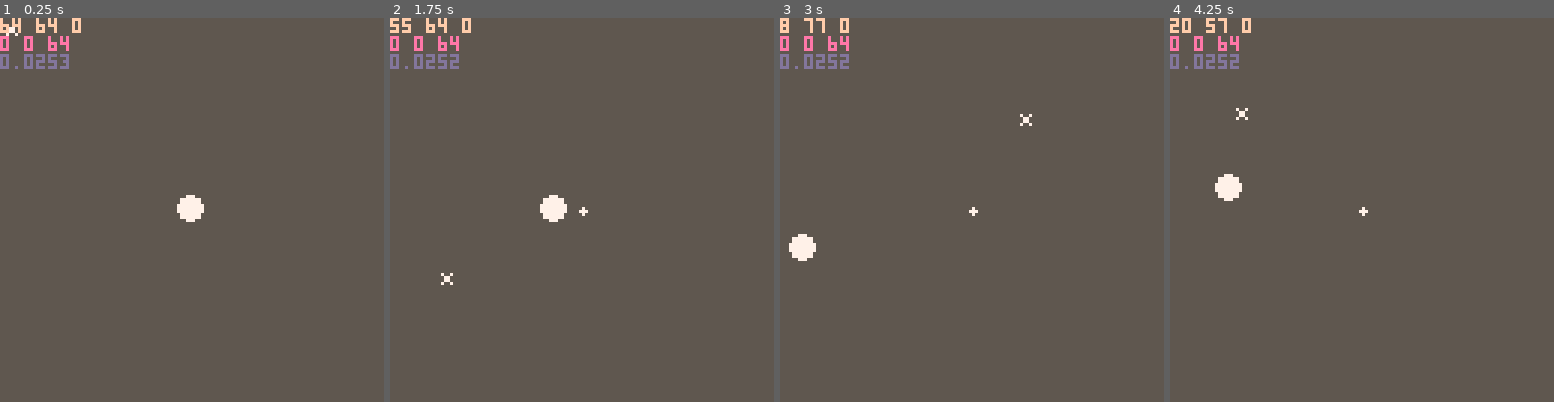
Above: before the commit, frames 1-4 (left to right).
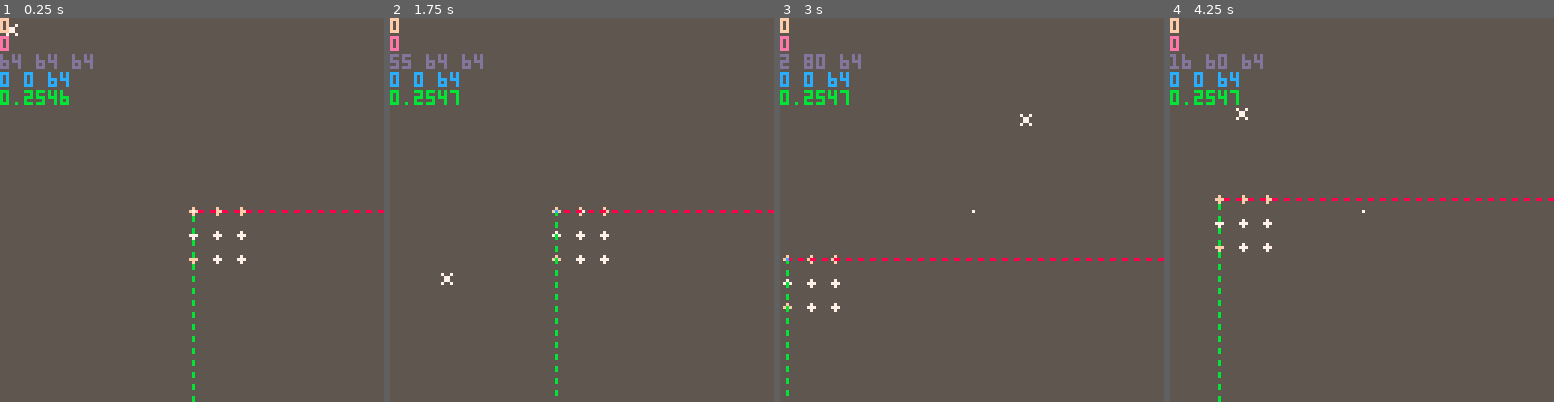
Above: after the commit, the same moments.

Repository: bitchunk/pico8misk
Game: PICO-8 cartridge poly4b.p8
Same seed, same stepped clock (60 frames per second), same inputs: the game is played once before the commit and once after it.
Inputs (mouse positions are in pixels of both pictures, inside the frame that each line leads up to):
- Up to frame 1 (0.25 s): no input
- Up to frame 2 (1.75 s): tap X (X key) at 0.33, 1.07 s; click (670, 121) at 0.67 s; tap O (Z key) at 0.7, 1.7 s; click (436, 267) at 1.22 s; hold Right from 1.6 s (still down)
- Up to frame 3 (3 s): click (887, 114) at 1.77 s; tap X (X key) at 1.85, 2.97 s; release Right at 2.1 s; tap O (Z key) at 2.1, 2.5, 2.9 s; hold Up 2.15-2.42 s; click (952, 259) at 2.32 s; hold Right from 2.47 s (still down); click (1014, 106) at 2.87 s
- Up to frame 4 (4.25 s): release Right at 3.03 s; hold Left 3.08-3.58 s; tap O (Z key) at 3.3, 3.7, 4.1 s; click (1465, 256) at 3.42 s; hold Down 3.63-3.97 s; click (1231, 102) at 3.97 s; hold Right from 4.02 s (still down); tap X (X key) at 4.08 s

The runs differ from the first frame. In frame 1, 2.4% of the frame differs, in the area x 0-100%, y 0-100%; in frame 2, 2.4%; in frame 3, 2.2%; in frame 4, 2.6%.

Commit message:
ポインタガイド移動を追加

Diff:
--- a/poly4b.p8
+++ b/poly4b.p8
@@ -461,10 +461,18 @@
 kmap=htbl[[{-1 0} {1 0} {0 -1} {0 1}]]
 wasd=htbl[[a d w s]]
 view=mkrect[[64 64 128 128]]
-cam=mkrect[[64 64 128 128]]
+--cam=mkrect[[64 64 128 128]]
 rview=mkrect[[0 0 128 128]]
-view.z=0
-cam.z=64
+opos=mkrect[[0 0 0 0]]
+orot=mkrect[[0 0 0 0]]
+view.z=64
+
+genab=htbl[[x=true;y=true;z=true;]]
+gedef=htbl[[x=true;y=true;z=true;]]
+
+--cam.z=64
+opos.z=0
+orot.z=0
 rview.z=64
 --cat(view,htbl[[r{x=0;y=0;z=0;}]])
 ldps=3
@@ -486,13 +494,24 @@
 cls(5)
 local p=0
 
---local q=radq(0.2,{rview.y/100,rview.x/100,-rview.z/100})
-v=tablefill(15,4,4,4)
-
-drawo(v,0,0,0)
-
-spr(0,mo.x,mo.y)
-circfill(64,64,1,7)
+v=tablefill(15,3,3,3)
+
+drawo(v,opos.x,opos.y,opos.z)
+
+rectfill(64,64,64,64,7)
+spr(keystate[' '] and 1 or 0,mo.x,mo.y)
+
+local qx,qy,qz=vradq(rview,1/128)
+local q,x,y,z=rots(128,0,0,qx,qy,qz)
+fillp(not keystate['x'] and 0xcc33.8)
+line(view.x,view.y,x+view.x,y+view.y,8)
+local q,x,y,z=rots(0,128,0,qx,qy,qz)
+fillp(not keystate['c'] and 0xcc33.8)
+line(view.x,view.y,x+view.x,y+view.y,11)
+local q,x,y,z=rots(0,0,128,qx,qy,qz)
+fillp(not keystate['z'] and 0xcc33.8)
+line(view.x,view.y,x+view.x,y+view.y,12)
+fillp()
 end
 ,def_k=function(o)
 local b
@@ -503,21 +522,50 @@
 end
 end)
 
+cat(genab,gedef)
+if keystate['x'] or keystate['c'] or keystate['z'] then
+genab.x=keystate['x']
+genab.y=keystate['c']
+genab.z=keystate['z']
+end
+
 if mo.l then
+dragstart(opos)
 dragstart(view)
-local x,y=dragdist(0,0,view)
-view.ud(-x,-y)
-end
+if keystate[' '] then
+local x,y=dragdist(view,{x=0,y=0,z=0,})
+view.ud(x,y)
+else
+scale=8
+local x,y,z=dragdist(opos,rview)
+opos.ud(genab.x and flr(x),genab.y and flr(y))
+opos.z=genab.z and flr(z) or opos.z
+scale=1
+end
+end
+
 if mo.r then
 dragstart(rview)
-local x,y=dragdist(0,0,rview)
-rview.ud(inrng(-x,256,-256) and -x or toc(x,abs(x))*256
-,inrng(-y,256,-256) and -y or toc(y,abs(y))*256)
-
---rview.x=(-x*0.05)%1
---rview.y=(-y*0.05)%1
-end
-view.z+=mo.w*2
+dragstart(orot)
+if keystate[' '] then
+local x,y=dragdist(rview,{x=0,y=0,z=0})
+rview.ud(inrng(-x,256,-256) and x or toc(x,abs(x))*256
+,inrng(-y,256,-256) and y or toc(y,abs(y))*256)
+else
+scale=8
+--local x,y,z=dragdist(orot,rview)
+--orot.ud(x,y)
+--orot.z=z
+
+scale=1
+end
+end
+
+if keystate[' '] then
+rview.z-=mo.w*2
+else
+view.z-=mo.w*2
+end
 end
 }
 
@@ -549,7 +597,7 @@
 isdebug=true
 dbg(join({view.x,view.y,view.z},' '))
 dbg(join({rview.x,rview.y,rview.z},' '))
-dbg(stat(2))
+dbg(stat(1))
 dbg_print()
 end
 
@@ -590,11 +638,7 @@
 end
 mo[k..'t']=mst[k]==1
 end)
---mo.mt=mst.m==1
---mo.rt=mst.r==1
---mo.lt=mst.l==1
-
---if mo.lt or mo.rt then
+
 if ambtn() then
 mst.stx,mst.sty=mo.x,mo.y
 
@@ -609,51 +653,103 @@
 
 function dragstart(vw)
 if ambtn() then
-vw.stx,vw.sty=vw.x,vw.y
-end
-end
-
-function dragdist(x,y,vw)
-return (mo.x-mo.sx)/scale+(x or vw.x)-vw.stx,(mo.y-mo.sy)/scale+(y or vw.y)-vw.sty
---return view.stx-view.x+(x or 0)+(mo.x-mo.sx)/scale,view.sty-view.y+(y or 0)+(mo.y-mo.sy)/scale
+vw.stx,vw.sty,vw.stz=vw.x,vw.y,vw.z
+end
+end
+
+function dragdist(vw,rv)
+
+local qx,qy,qz=vradq({x=rv.x,y=rv.y,z=rv.z},1/128)
+
+--local x,y=mo.x-mo.sx,mo.y-mo.sy
+--vdmp({x,y,z,vradq({x=x,y=y,z=0},1)})
+local x,y=mo.x-mo.sx,mo.y-mo.sy
+local q,x,y,z=rots(x,y,0,qx,qy,qz)
+return
+ x/scale+vw.stx
+,y/scale+vw.sty
+,-z/scale+vw.stz
+--,(mo.z-mo.sz)/scale+vw.stz
+-- (mo.x-mo.sx)/scale+(x or vw.x)+vw.stx
+--,(mo.y-mo.sy)/scale+vw.sty+(y or vw.y)
+--,(mo.z-mo.sz)/scale+vw.stz+(z or vw.z)
+--,(mo.z-mo.sz)/scale+vw.stz+(z or vw.z)
+--return (mo.x-mo.sx)/scale+(x or vw.x)+vw.stx,(mo.y-mo.sy)/scale+vw.sty+(y or vw.y)
+--return (mo.x-mo.sx)/scale+(x or vw.x)-vw.stx,(mo.y-mo.sy)/scale+(y or vw.y)-vw.sty
 end
 
 btnstat={}
 function statkeys()
-tmap(wasd,function(v,i)
-btnstat[i-1]=false
-end)
+local k={}
+local i=0
 while stat(30) do
-local d=stat(31)
-tmap(wasd,function(v,i)
-btnstat[i-1]=v==d
-end)
-end
+k[stat(31)]=true
+i+=1
+end
+--if i>1 then
+--cls()
+--tmap(k,function(v,i)
+--?i
+--end)
+--stop()
+--end
+dbg(i)
+return k
+--tmap(wasd,function(v,i)
+--btnstat[i-1]=false
+--end)
+--stop()
+--while stat(30) do
+--local d=stat(31)
+--tmap(wasd,function(v,i)
+--btnstat[i-1]=v==d
+--end)
+--end
 end
 
 function updatekey()
-presskey=stat(31)
+--presskey=stat(31)
+btnstat=statkeys()
+dbg(#btnstat)
+tmap(cat(presskey,btnstat),function(v,i)
+--dbg(i)
+panholdck(i)
+end)
 end
 function getkey()
 return presskey
 end
 
 presskey=''
+presskey={}
 panhold=0
-
-function panholdck()
---if panhold>0 then
---panhold+=1
+panhold={}
+keystate={}
+
+function panholdck(k)
+k=k or ''
+panhold[k]=panhold[k] or 0
+panhold[k]+=min(1,panhold[k])
+if btnstat[k] then
+ keystate[k]=true
+ panhold[k]=panhold[k]>1 and 28 or 1
+elseif panhold[k]>31 then
+ keystate[k]=false
+ panhold[k]=0
+end
+--dbg(panhold[k])
+end
+--function panholdck(k)
+--k=k or ''
+--panhold+=min(1,panhold)
+--if presskey==k then
+-- keystate=presskey
+-- panhold=panhold>1 and 28 or 1
+--elseif panhold>31 then
+-- keystate=''
+-- panhold=0
 --end
-panhold+=min(1,panhold)
-if presskey~='' then
- keystate=presskey
- panhold=panhold>1 and 29 or 1
-elseif panhold>31 then
- keystate=''
- panhold=0
-end
-end
+--end
 -->8
 --quaternion
 function radq(r,v)
@@ -676,7 +772,6 @@
 
 function drawo(o,x,y,z)
 local v={}
---local q=radq(0.2,{rview.z/64,rview.x/64,rview.y/64})
 tmap(o,function(o,oz)
 tmap(o,function(o,oy)
 tmap(o,function(o,ox)
@@ -685,44 +780,51 @@
 end)
 end)
 
-local qx=radq(rview.x/100,{0,1,0})
-local qy=radq(rview.y/100,{1,0,0})
-local v,s=rolzsort({qx,qy},v)
+local qx,qy,qz=vradq(rview,1/128)
+
+local v,s=rolzsort({qx,qy,qz},v)
 tmap(v,function(p,i)
---vdmp(s)
---tmap(s,function(s,i)
---vdmp(#v/i/4)
 p[5]=pspal[p[5]][min(ceil((3.2-#v/i)),3)]
 drawp(spread(p))
---drawp(spread(cat(v,{pspal[v[5]][min(ceil(#v/i),4)]})))
 end)
 end
 
 function drawp(q,x,y,z,p)
 
---vdmp({q,x,y,z,p})
---local r=rolq(rolq({0,x,y,z},q[1]),q[2])
---local q,vx,vy,vz=spread(r)
-x=x*cam.z/view.z
-y=y*cam.z/view.z
-circfill(x*8+view.x,y*8+view.y,4,p)
---circfill(x*8+view.x,y*8+view.y,4,pspal[p][min(ceil((x-y+z)/2),3)])
---circfill(x*8+view.x,y*8+view.y,1,pspal[p][z])
+--x=x*view.z/rview.z
+--y=y*view.z/rview.z
+
+x=x*rview.z/view.z
+y=y*rview.z/view.z
+--circfill(x*8+view.x,y*8+view.y,4,p)
+circfill(x*8+view.x,y*8+view.y,1,p)
 end
 
 function rolzsort(q,v)
 local s={}
 tmap(v,function(v)
 local a,x,y,z,p=spread(v)
+--local q,vx,vy,vz=spread(rolq(rolq(rolq({0,x,y,z},q[1]),q[2]),q[3]))
 local q,vx,vy,vz=spread(rolq(rolq({0,x,y,z},q[1]),q[2]))
 add(s,vz)
 --vdmp(q)
 return {q,vx,vy,vz,p}
 end)
---quicksort(s,1,#s)
 quicksort(v,1,#v)
 
 return v,s
+end
+
+function vradq(vw,r)
+return
+radq((vw.x)*r,{0,1,0})
+,radq((vw.y)*r,{1,0,0})
+,radq((vw.z)*r,{0,0,1})
+end
+
+function rots(x,y,z,qx,qy,qz)
+--return q,x,y,z
+return spread(rolq(rolq({0,x,y,z},qx),qy))
 end
 -->8
 --sort
@@ -760,10 +862,10 @@
 __gfx__
 00000000000000000000000000000000000000000000000000000000000000000000000000000000000000000000000000000000000000000000000000000000
 00000000000000000000000000000000000000000000000000000000000000000000000000000000000000000000000000000000000000000000000000000000
-00700700000000000000000000000000000000000000000000000000000000000000000000000000000000000000000000000000000000000000000000000000
-00077000000000000000000000000000000000000000000000000000000000000000000000000000000000000000000000000000000000000000000000000000
-00077000000000000000000000000000000000000000000000000000000000000000000000000000000000000000000000000000000000000000000000000000
-00700700000000000000000000000000000000000000000000000000000000000000000000000000000000000000000000000000000000000000000000000000
+00700700007777000000000000000000000000000000000000000000000000000000000000000000000000000000000000000000000000000000000000000000
+00077000007007000000000000000000000000000000000000000000000000000000000000000000000000000000000000000000000000000000000000000000
+00077000007007000000000000000000000000000000000000000000000000000000000000000000000000000000000000000000000000000000000000000000
+00700700007777000000000000000000000000000000000000000000000000000000000000000000000000000000000000000000000000000000000000000000
 00000000000000000000000000000000000000000000000000000000000000000000000000000000000000000000000000000000000000000000000000000000
 00000000000000000000000000000000000000000000000000000000000000000000000000000000000000000000000000000000000000000000000000000000
 00000000000000000000000000000000000000000000000000000000000000000000000000000000000000000000000000000000000000000000000000000000
